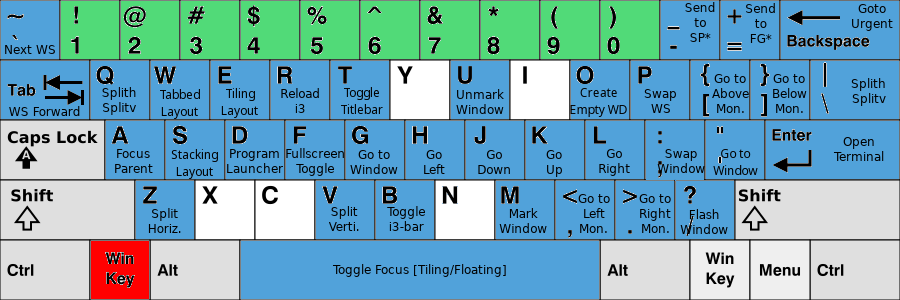
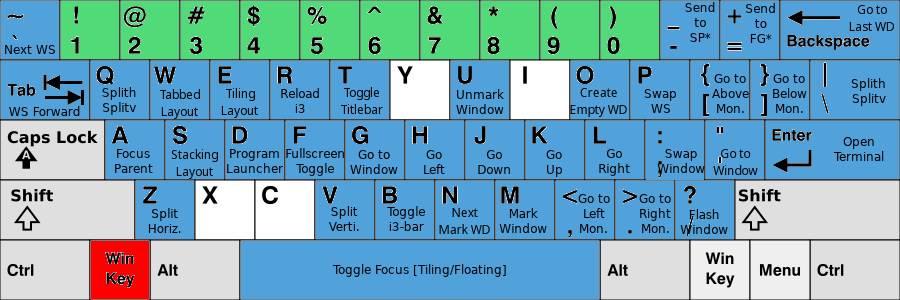
The second 900 × 300 image is a revision of the first. Changes to its layers:
added layer "Next ..." above "Mark ..." over [439, 208, 490, 234]
renamed "Goto ... #1" to "Go to ... #6", painted on it over [849, 4, 894, 31]
painted on "KB_United_States-NoAltGr.svg" over [436, 181, 494, 239]
